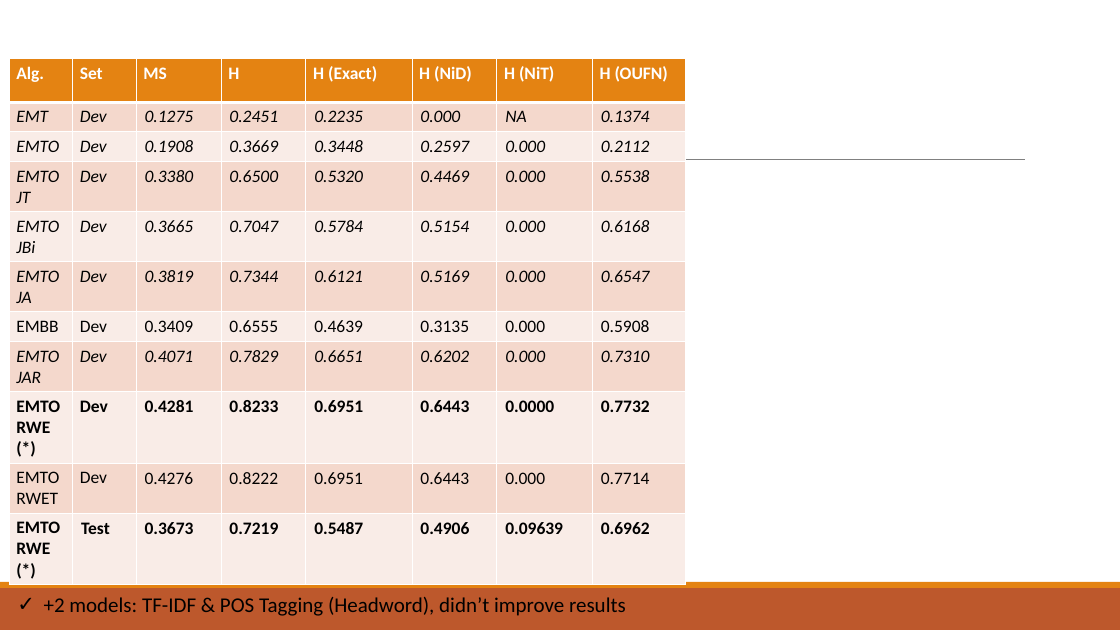
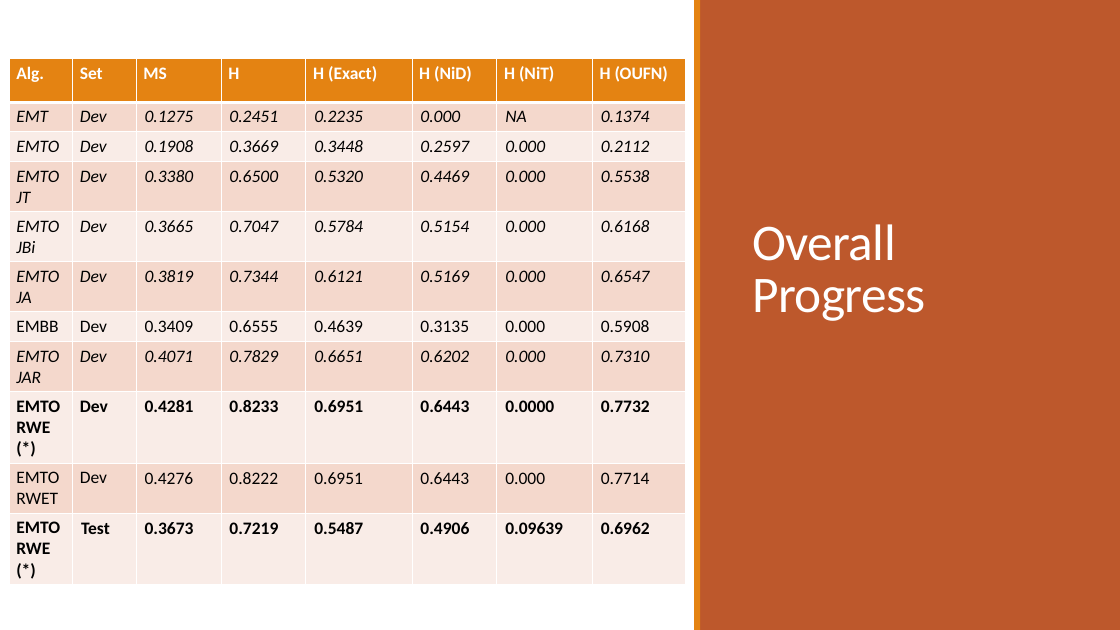
Before and after one commit to abdullahyldz/Cmpe493TermProject, a slide deck: slide 16 of Presentation/Final Presentation/Final Presentation.pptx. Drawn at 1120x630 pixels with LibreOffice and Linux fonts; fonts in the diff are those of the drawing. Boxes give left, top, right and bottom in pixels: in the first picture for what was removed or moved away, otherwise in the second. Text is boxed around its words. In the diff, an @@ line names an element or a change of style, - is before the commit and + after.

```diff
--- a/Presentation/Final Presentation/Final Presentation.pptx
+++ b/Presentation/Final Presentation/Final Presentation.pptx
@@ rectangle added at box(0, 0, 1120, 630), fill #FFFFFF @@
@@ rectangle added at box(694, 0, 700, 630), fill #E48312 @@
@@ rectangle added at box(700, 0, 1120, 630), fill #BD582C @@
@@ line removed from (110, 160) to (1026, 160) @@
@@ title added at box(752, 224, 926, 321), 44 pt, text #FFFFFF @@
+Overall Progress
@@ rectangle removed at box(0, 588, 1120, 630) @@
@@ rectangle removed at box(0, 582, 1120, 588) @@
@@ rectangle added at box(0, 588, 1120, 630), fill #BD582C @@
@@ rectangle added at box(0, 582, 1120, 588), fill #E48312 @@
@@ text removed at box(44, 597, 626, 616) @@
-✓ +2 models: TF-IDF & POS Tagging (Headword), didn’t improve results
```
Also in this commit, not shown: 19 other slides changed, 1 slide added, 1 slide removed.
